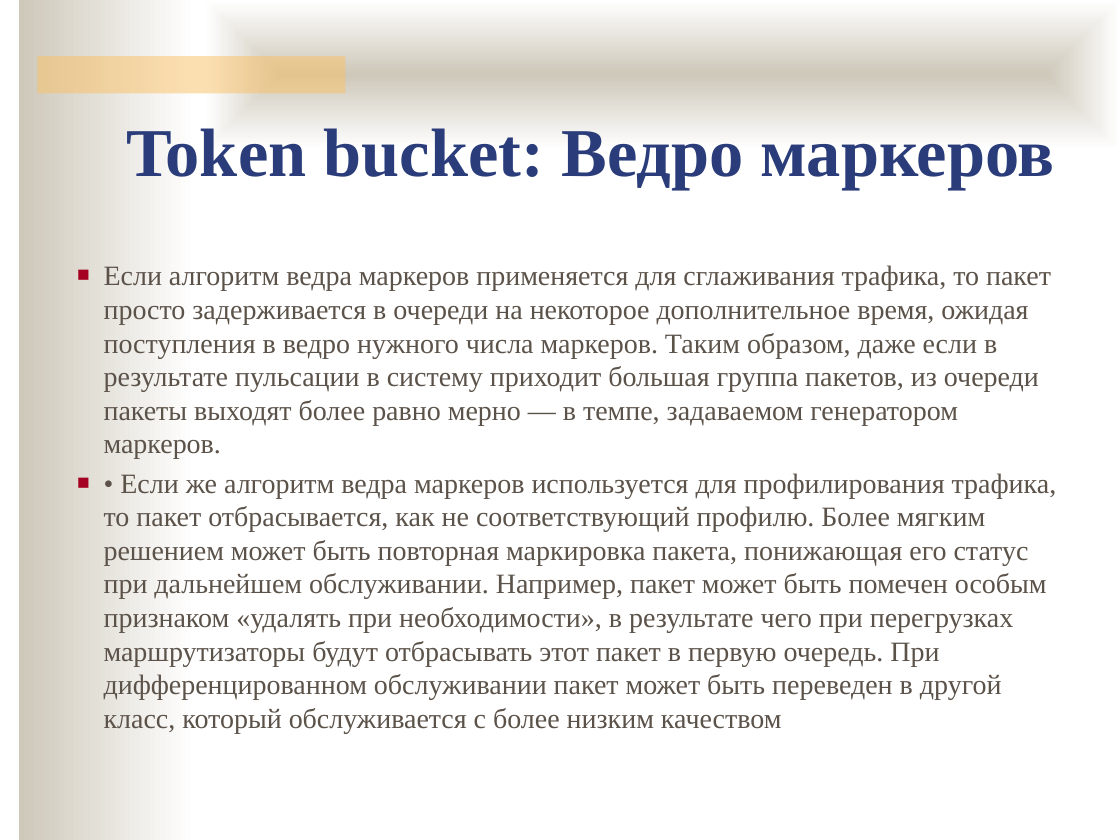
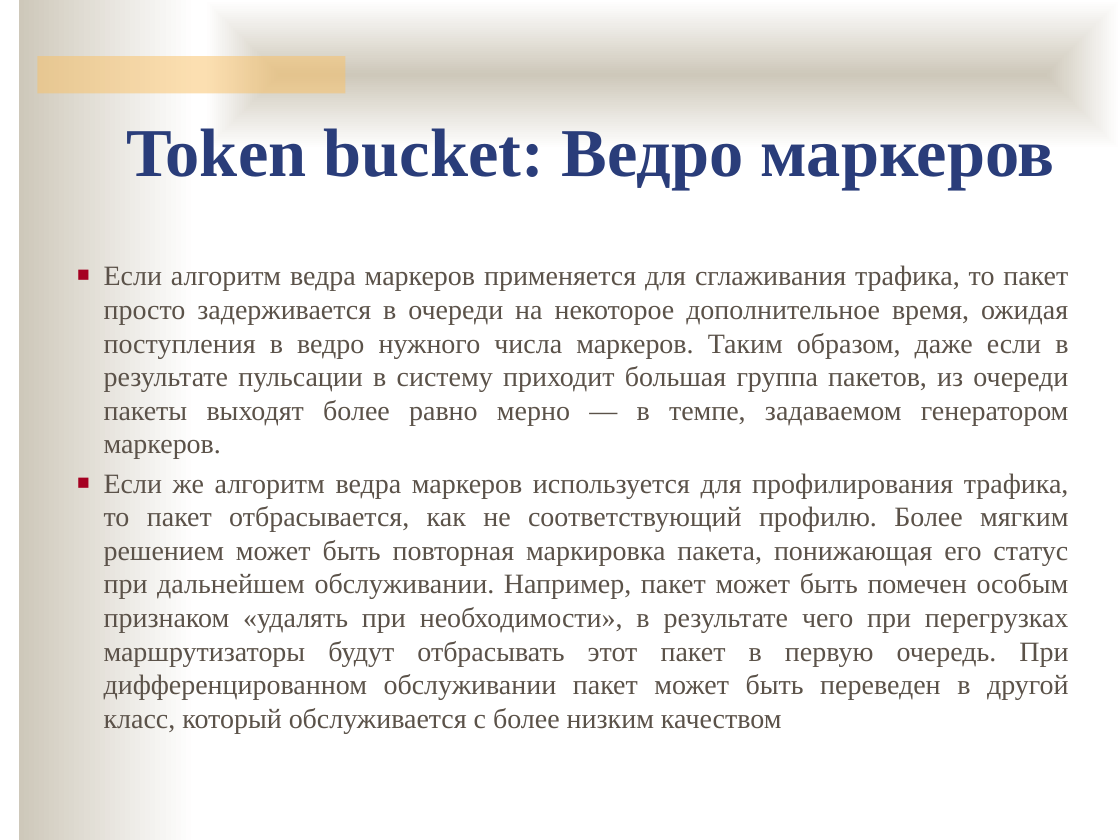
Before and after one commit to ukoloff/nets, a slide deck: slide 15 of lecture/L3+.pptx. Drawn at 1120x840 pixels with LibreOffice and Linux fonts; fonts in the diff are those of the drawing; background and template pictures are left out. Boxes give left, top, right and bottom in pixels: in the first picture for what was removed or moved away, otherwise in the second. Text is boxed around its words. In the diff, an @@ line names an element or a change of style, - is before the commit and + after.

```diff
--- a/lecture/L3+.pptx
+++ b/lecture/L3+.pptx
@@ text at [104,265,1069,459]: alignment left to justified @@
@@ text at [104,473,1069,700]: text changed @@
-■ • Если же алгоритм ведра маркеров используется для профилирования трафика, то пакет отбрасывается, как не соответствующий профилю. Более мягким решением может быть повторная маркировка пакета, понижающая его статус при дальнейшем обслуживании. Например, пакет может быть помечен особым признаком «удалять при необходимости», в результате чего при перегрузках маршрутизаторы будут отбрасывать этот пакет в первую очередь. При дифференцированном обслуживании пакет может быть переведен в другой класс, который обслуживается с более низким качеством
+■ Если же алгоритм ведра маркеров используется для профилирования трафика, то пакет отбрасывается, как не соответствующий профилю. Более мягким решением может быть повторная маркировка пакета, понижающая его статус при дальнейшем обслуживании. Например, пакет может быть помечен особым признаком «удалять при необходимости», в результате чего при перегрузках маршрутизаторы будут отбрасывать этот пакет в первую очередь. При дифференцированном обслуживании пакет может быть переведен в другой класс, который обслуживается с более низким качеством
```
Also in this commit, not shown: 3 other slides changed, 10 slides added.
